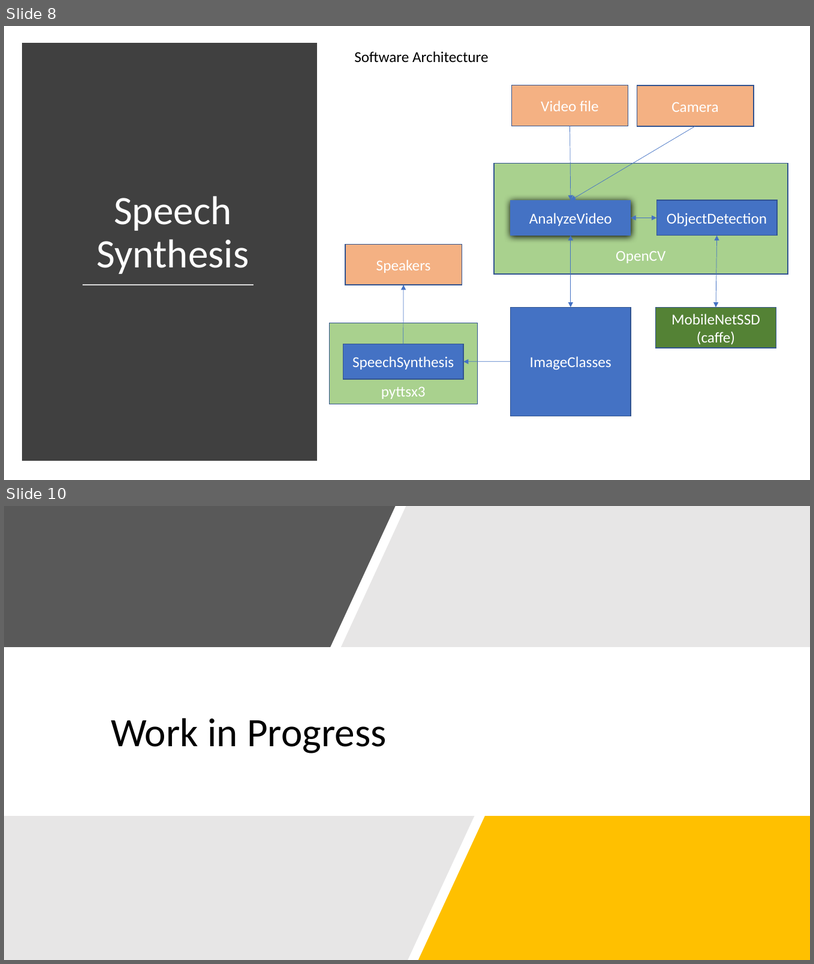
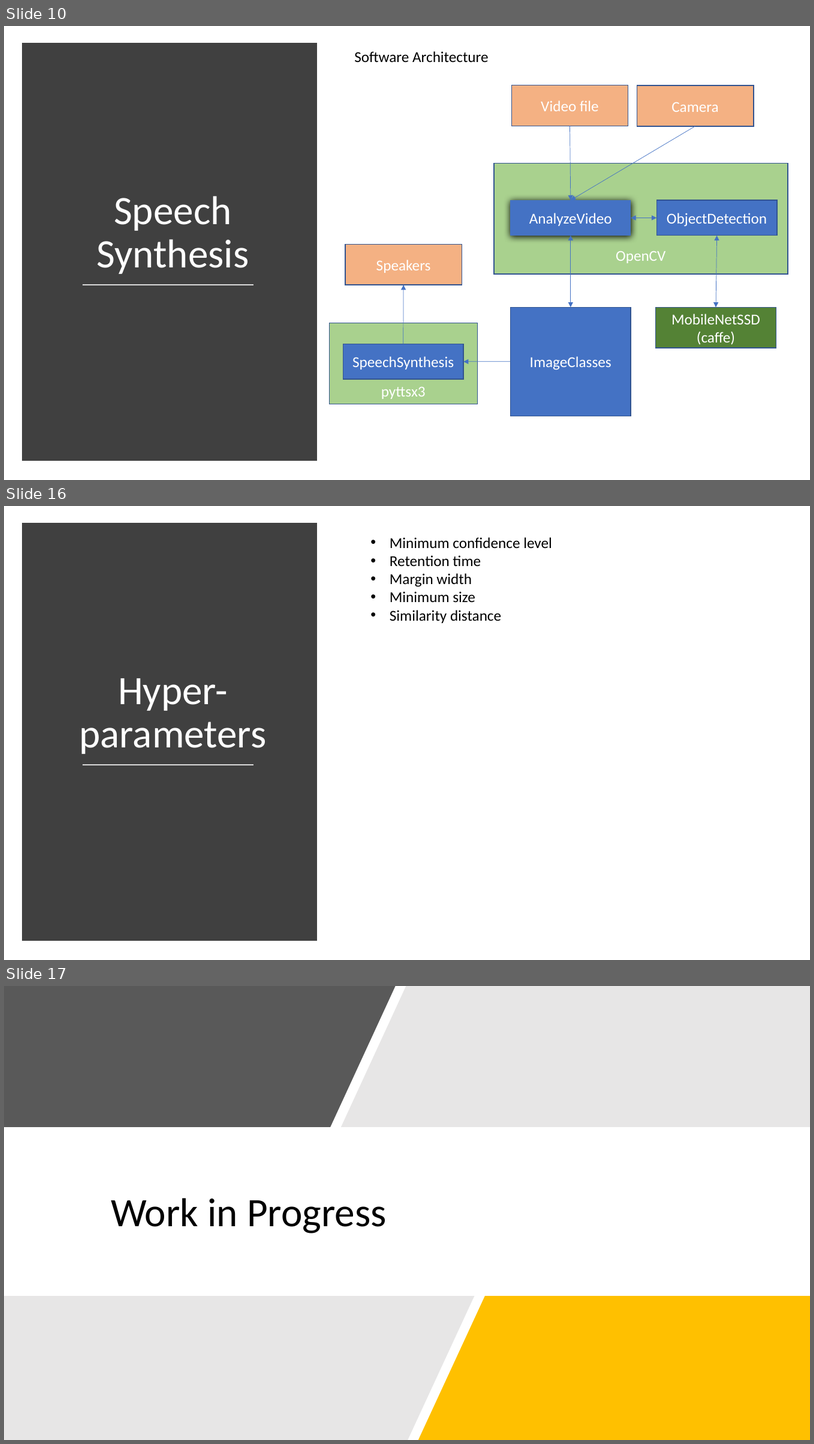
Before and after one commit to SakariLampola/Thesis, a slide deck: presentations/Audit 20180301.pptx. Shown one above the other, each under a label of ours: slides 8 and 10 before the commit, slides 10, 16 and 17 after it; the slides between them are not shown. The pictures are 814x964 and 814x1444 pixels, drawn with LibreOffice and Linux fonts; fonts in the diff are those of the drawing. Boxes give left, top, right and bottom in pixels: in the first picture for what was removed or moved away, otherwise in the second. Text is boxed around its words. In the diff, an @@ line names an element or a change of style, - is before the commit and + after.

Commit message:
20180118
Confidence level, presentation

```diff
--- a/presentations/Audit 20180301.pptx
+++ b/presentations/Audit 20180301.pptx
@@ slide 16 added at [4,506,810,960], background #FFFFFF @@
@@ rectangle added at [26,527,313,936], fill #404040, outline #404040 10 pt @@
@@ text added at [390,537,552,623], 18 pt, text #000000 @@
+• Minimum confidence level
+• Retention time
+• Margin width
+• Minimum size
+• Similarity distance
@@ text added at [79,678,266,754], 48 pt, text #FFFFFF @@
+Hyper-parameters
@@ line added from (83, 765) to (254, 765), #D9D9D9 1.75 pt @@
@@ what was slide 8 is now slide 10 @@
@@ what was slide 10 is now slide 17 @@
```
Also in this commit, not shown: 1 slide changed, 6 other slides added, 11 other files.
